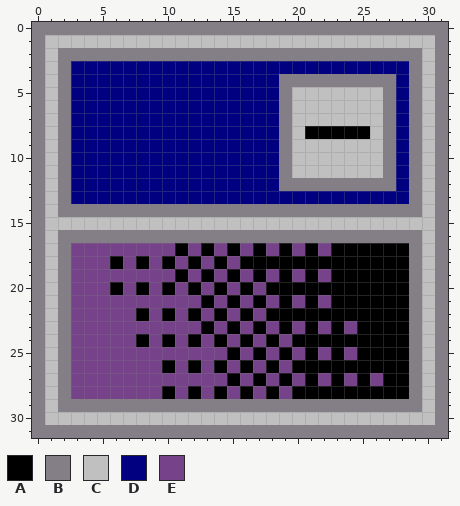
One commit to this pixel-art file: content/images/ase/window.ase. That is the earlier state.
32x32 pixels, 1 frame.
Visible layers, top first: "Min", "Full", "Close", "Clear", "Misc", "Focus", "Unfocus".
Palette (. is transparent): A #000000  B #847e87  C #c0c0c0  D #000080  E #76428a
Pixels before, first column x 0:
 0 BBBBBBBBBBBBBBBBBBBBBBBBBBBBBBBB
 1 BCCCCCCCCCCCCCCCCCCCCCCCCCCCCCCB
 2 BCBBBBBBBBBBBBBBBBBBBBBBBBBBBBCB
 3 BCBDDDDDDDDDDDDDDDDDDDDDDDDDDBCB
 4 BCBDDDDDDDDDDDDDDDDBBBBBBBBBDBCB
 5 BCBDDDDDDDDDDDDDDDDBCCCCCCCBDBCB
 6 BCBDDDDDDDDDDDDDDDDBCCCCCCCBDBCB
 7 BCBDDDDDDDDDDDDDDDDBCCCCCCCBDBCB
 8 BCBDDDDDDDDDDDDDDDDBCAAAAACBDBCB
 9 BCBDDDDDDDDDDDDDDDDBCCCCCCCBDBCB
10 BCBDDDDDDDDDDDDDDDDBCCCCCCCBDBCB
11 BCBDDDDDDDDDDDDDDDDBCCCCCCCBDBCB
12 BCBDDDDDDDDDDDDDDDDBBBBBBBBBDBCB
13 BCBDDDDDDDDDDDDDDDDDDDDDDDDDDBCB
14 BCBBBBBBBBBBBBBBBBBBBBBBBBBBBBCB
15 BCCCCCCCCCCCCCCCCCCCCCCCCCCCCCCB
16 BCBBBBBBBBBBBBBBBBBBBBBBBBBBBBCB
17 BCBEEEEEEEEAEAEAEAEAEAEAAAAAABCB
18 BCBEEEAEAEAEAEAEAAAAAAAAAAAAABCB
19 BCBEEEEEEEEAEAEAEAEAEAEAAAAAABCB
20 BCBEEEAEAEAEAEAEAEAAAAAAAAAAABCB
21 BCBEEEEEEEEEEAEAEAEAEAEAAAAAABCB
22 BCBEEEEEAEAEAEAEAEAAAAAAAAAAABCB
23 BCBEEEEEEEEEEAEAEAEAEAEAEAAAABCB
24 BCBEEEEEAEAEAEAEAEAEAAAAAAAAABCB
25 BCBEEEEEEEEEEEEAEAEAEAEAEAAAABCB
26 BCBEEEEEEEAEAEAEAEAEAAAAAAAAABCB
27 BCBEEEEEEEEEEEEAEAEAEAEAEAEAABCB
28 BCBEEEEEEEAEAEAEAEAEAAAAAAAAABCB
29 BCBBBBBBBBBBBBBBBBBBBBBBBBBBBBCB
30 BCCCCCCCCCCCCCCCCCCCCCCCCCCCCCCB
31 BBBBBBBBBBBBBBBBBBBBBBBBBBBBBBBB
New version:
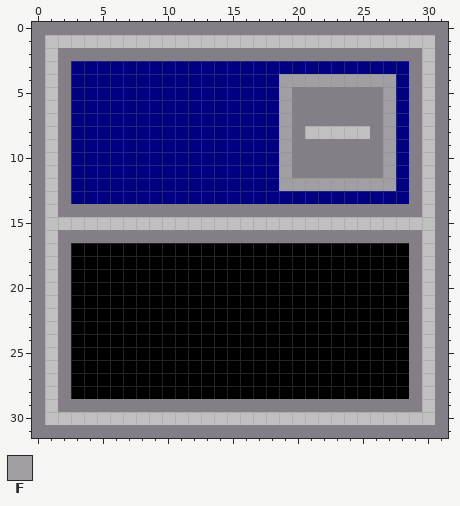
Colours new in this view: F #a29fa4
Difference:
layer "Close #2" added
layer "Full #2" added
layer "Min #2" added
layer "Clear" removed
Layers "Min #2", "Misc":
y 4: x 19..27 BBBBBBBBB -> FFFFFFFFF
y 5..7: x 19..27 BCCCCCCCB -> FBBBBBBBF
y 8: x 19..27 BCAAAAACB -> FBCCCCCBF
y 9..11: x 19..27 BCCCCCCCB -> FBBBBBBBF
y 12: x 19..27 BBBBBBBBB -> FFFFFFFFF
y 17: x 3..10 EEEEEEEE -> AAAAAAAA; x 12 E -> A; x 14 E -> A; x 16 E -> A; x 18 E -> A; x 20 E -> A; x 22 E -> A
y 18: x 3..5 EEE -> AAA; x 7 E -> A; x 9 E -> A; x 11 E -> A; x 13 E -> A; x 15 E -> A
y 19: x 3..10 EEEEEEEE -> AAAAAAAA; x 12 E -> A; x 14 E -> A; x 16 E -> A; x 18 E -> A; x 20 E -> A; x 22 E -> A
y 20: x 3..5 EEE -> AAA; x 7 E -> A; x 9 E -> A; x 11 E -> A; x 13 E -> A; x 15 E -> A; x 17 E -> A
y 21: x 3..12 EEEEEEEEEE -> AAAAAAAAAA; x 14 E -> A; x 16 E -> A; x 18 E -> A; x 20 E -> A; x 22 E -> A
y 22: x 3..7 EEEEE -> AAAAA; x 9 E -> A; x 11 E -> A; x 13 E -> A; x 15 E -> A; x 17 E -> A
y 23: x 3..12 EEEEEEEEEE -> AAAAAAAAAA; x 14 E -> A; x 16 E -> A; x 18 E -> A; x 20 E -> A; x 22 E -> A; x 24 E -> A
y 24: x 3..7 EEEEE -> AAAAA; x 9 E -> A; x 11 E -> A; x 13 E -> A; x 15 E -> A; x 17 E -> A; x 19 E -> A
y 25: x 3..14 EEEEEEEEEEEE -> AAAAAAAAAAAA; x 16 E -> A; x 18 E -> A; x 20 E -> A; x 22 E -> A; x 24 E -> A
y 26: x 3..9 EEEEEEE -> AAAAAAA; x 11 E -> A; x 13 E -> A; x 15 E -> A; x 17 E -> A; x 19 E -> A
y 27: x 3..14 EEEEEEEEEEEE -> AAAAAAAAAAAA; x 16 E -> A; x 18 E -> A; x 20 E -> A; x 22 E -> A; x 24 E -> A; x 26 E -> A
y 28: x 3..9 EEEEEEE -> AAAAAAA; x 11 E -> A; x 13 E -> A; x 15 E -> A; x 17 E -> A; x 19 E -> A
